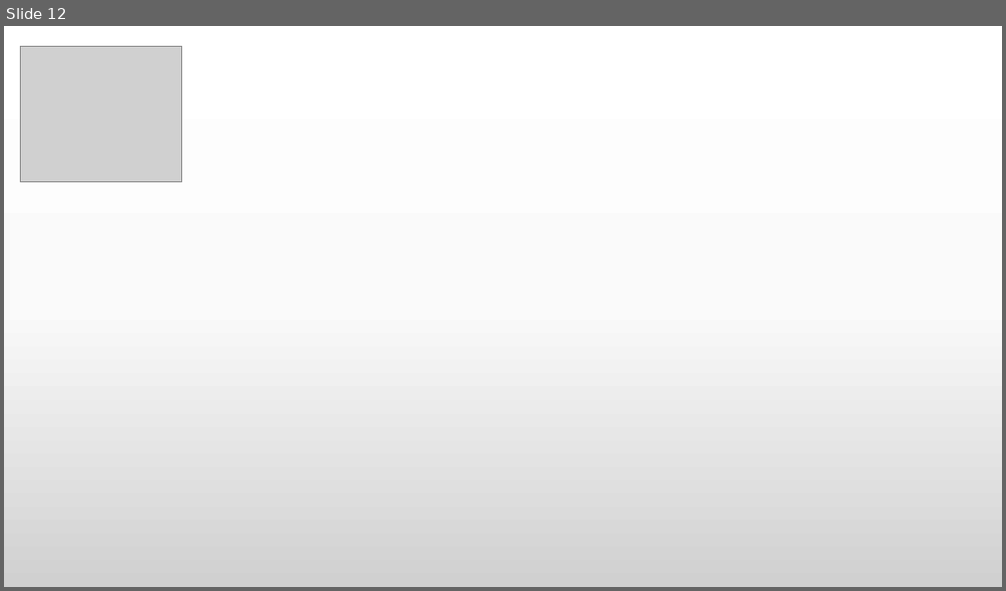
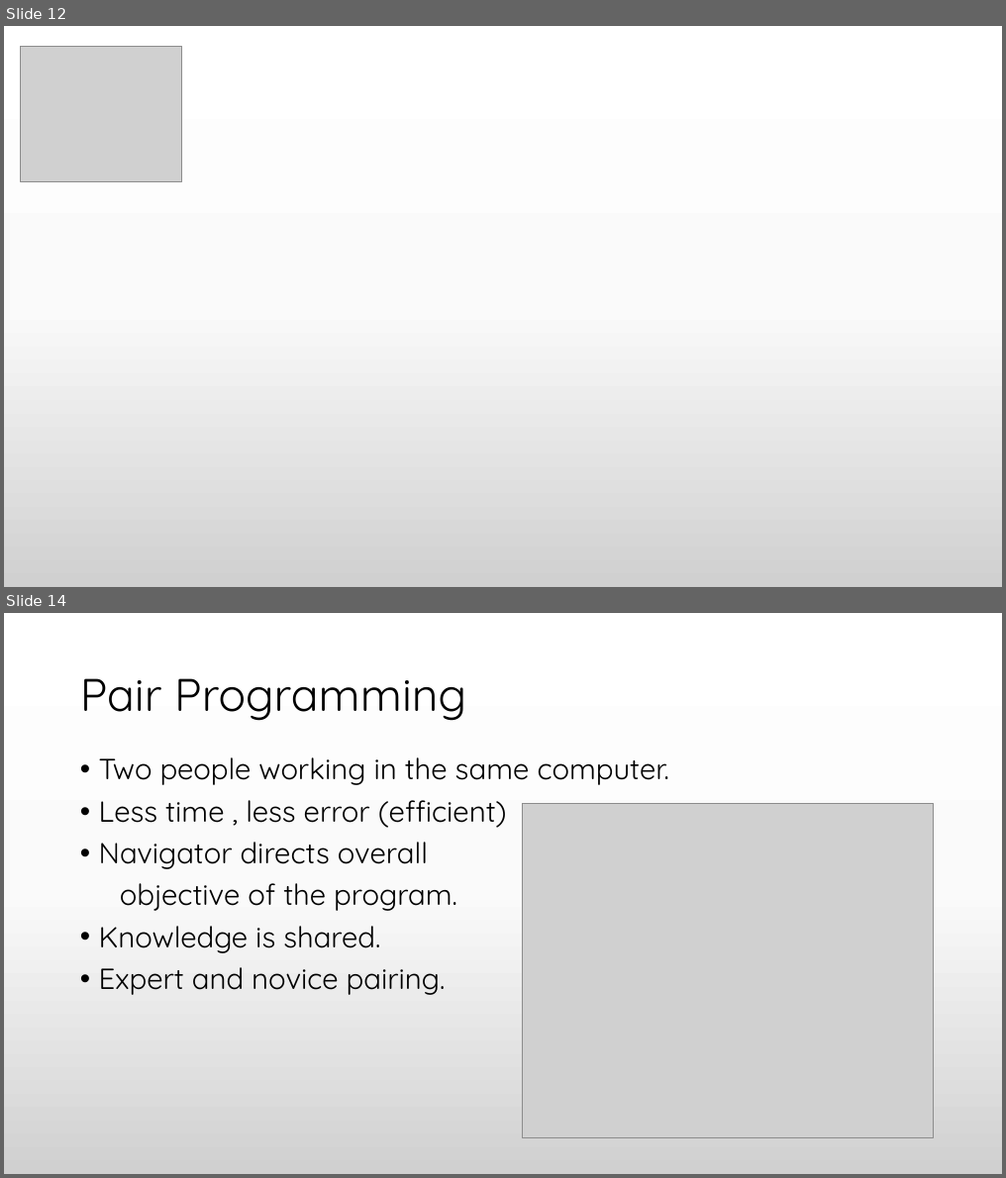
Before and after one commit to praash47/aasn-iii, a slide deck: extreme_programming.pptx. Shown one above the other, each under a label of ours: slide 12 before the commit, slides 12 and 14 after it; the slides between them are not shown. The pictures are 1006x591 and 1006x1178 pixels, drawn with LibreOffice and Linux fonts; fonts in the diff are those of the drawing; grey boxes stand for pictures. Boxes give left, top, right and bottom in pixels: in the first picture for what was removed or moved away, otherwise in the second. Text is boxed around its words. In the diff, an @@ line names an element or a change of style, - is before the commit and + after.

```diff
--- a/extreme_programming.pptx
+++ b/extreme_programming.pptx
@@ slide 14 added at [4,613,1002,1174], background gradient #FFFFFF to #FBFBFB to #D1D1D1 @@
@@ title added at [80,678,466,721], 44 pt, text #000000 @@
+Pair Programming
@@ text added at [99,758,669,995], 28 pt, text #000000 @@
+• Two people working in the same computer.
+• Less time , less error (efficient)
+• Navigator directs overall
+objective of the program.
+• Knowledge is shared.
+• Expert and novice pairing.
@@ picture added at [522,803,933,1139] @@
```
Also in this commit, not shown: 16 other slides added, 7 other files.
